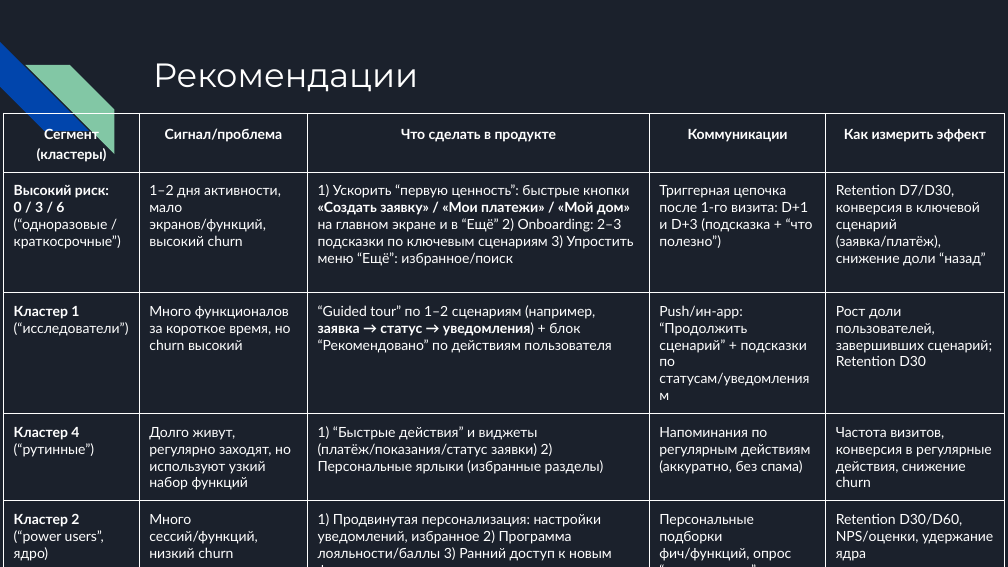
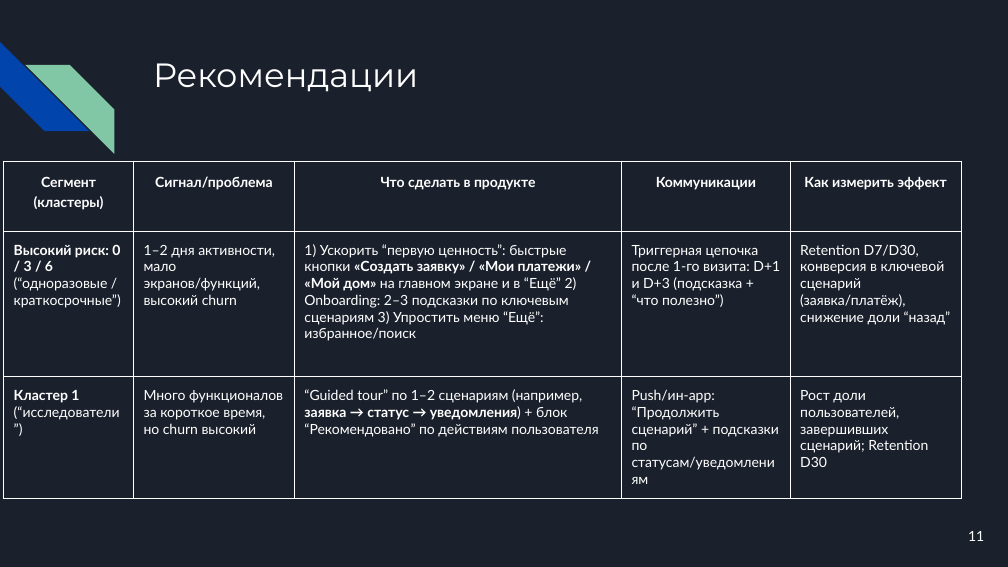
Before and after one commit to FedeVas/mobile-app-churn-analysis, a slide deck: slide 11 of presentation/Анализ проекта.pptx. Drawn at 1008x567 pixels with LibreOffice and Linux fonts; fonts in the diff are those of the drawing. Boxes give left, top, right and bottom in pixels: in the first picture for what was removed or moved away, otherwise in the second. Text is boxed around its words. In the diff, an @@ line names an element or a change of style, - is before the commit and + after.

```diff
--- a/presentation/Анализ проекта.pptx
+++ b/presentation/Анализ проекта.pptx
@@ table at <box>4,161,961,492</box> @@
-row 4: Кластер 4 (“рутинные”) | Долго живут, регулярно заходят, но используют узкий набор функций | 1) “Быстрые действия” и виджеты (платёж/показания/статус заявки) 2) Персональные ярлыки (избранные разделы) | Напоминания по регулярным действиям (аккуратно, без спама) | Частота визитов, конверсия в регулярные действия, снижение churn
-row 5: Кластер 2 (“power users”, ядро) | Много сессий/функций, низкий churn | 1) Продвинутая персонализация: настройки уведомлений, избранное 2) Программа лояльности/баллы 3) Ранний доступ к новым функциям | Персональные подборки фич/функций, опрос “что улучшить” | Retention D30/D60, NPS/оценки, удержание ядра
@@ table: place and size @@
-table at <box>4,114,1005,565</box>
+table at <box>4,161,961,492</box>
@@ page number added at <box>968,531,984,541</box>, 10 pt, text #FFFFFF @@
+11
```
Also in this commit, not shown: 10 other slides changed, 1 slide added, 1 slide removed.
